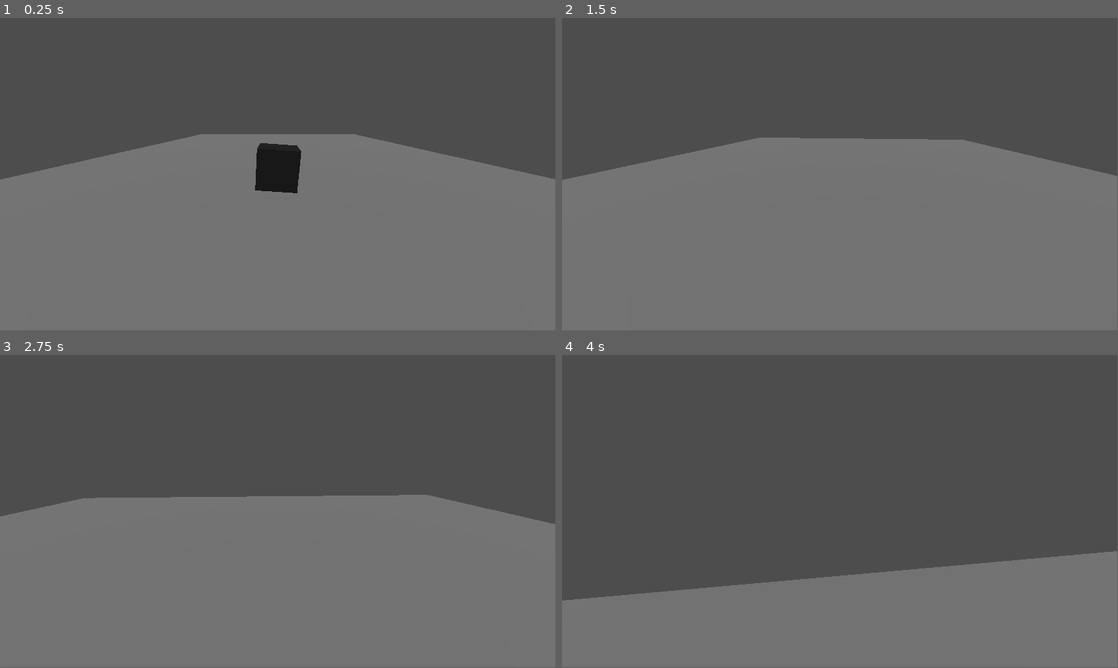
Above: before the commit, frames 1-4 (two rows, left to right).
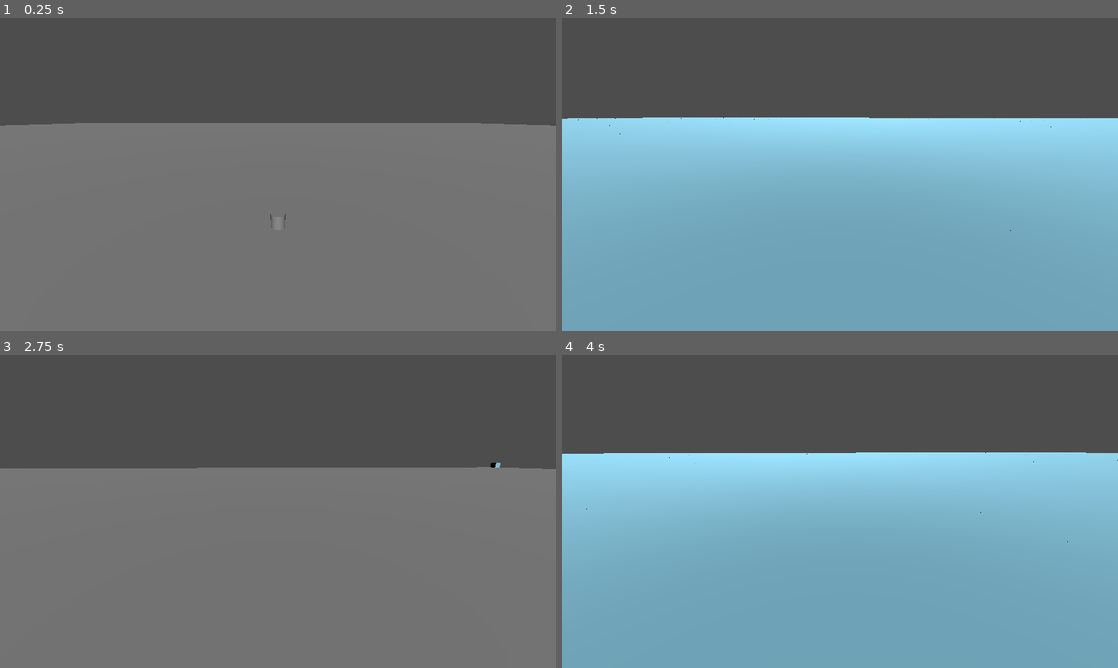
Above: after the commit, the same moments.

Repository: TillWege/gol-gd
Game: Godot game, scene res://gameoflife.tscn
Two runs of this game, one before a commit and one after it. Both use one fixed random seed, a clock stepped at 60 frames per second and the inputs below.
Inputs (mouse positions are in pixels of both pictures, inside the frame that each line leads up to):
- Up to frame 1 (0.25 s): no input
- Up to frame 2 (1.5 s): tap Enter (start, bound only after the commit) at 0.5, 0.6 s; move the mouse to (867, 171) at 0.52 s; hold W (Forward) from 0.53 s (still down); tap T (toggleVisible, bound only after the commit) at 0.8, 1.35 s; move the mouse to (812, 174) at 1.27 s
- Up to frame 3 (2.75 s): keep holding W (Forward); tap Enter (start, bound only after the commit) at 1.55, 2.1 s; move the mouse to (289, 505) at 2.02 s; tap T (toggleVisible, bound only after the commit) at 2.3 s
- Up to frame 4 (4 s): keep holding W (Forward); move the mouse to (834, 514) at 2.77 s; tap T (toggleVisible, bound only after the commit) at 2.85, 3.8 s; tap Enter (start, bound only after the commit) at 3.05, 3.6 s; move the mouse to (878, 514) at 3.52 s
In our replay, the window is 799x449 before the commit and 800x450 after it. These sizes can differ from the game's own. Grey fills any space a smaller window leaves; there, only what the larger window draws over its background counts as a difference.

The runs differ from the first frame. In frame 1, 9.9% of the frame differs, in the area x 0-100%, y 0-65%; in frame 2, 68%; in frame 3, 11%; in frame 4, 68%, in the area x 0-100%, y 0-100%.

Commit message:
wip testing

Diff:
--- a/CameraController.gd
+++ b/CameraController.gd
@@ -2,12 +2,17 @@
 const SPEED = 5.0
 
 @onready var camera_3d = $Camera3D
-@export var mouse_sensitivity : float = 0.1
+@export var mouse_sensitivity: float = 0.1
 
 func _ready():
 	Input.mouse_mode = Input.MOUSE_MODE_CAPTURED
 
-func _physics_process(delta):
+func _physics_process(_delta):
+	if Input.is_action_just_pressed("pause"):
+		if Input.mouse_mode == Input.MOUSE_MODE_VISIBLE:
+			Input.mouse_mode = Input.MOUSE_MODE_CAPTURED
+		else:
+			Input.mouse_mode = Input.MOUSE_MODE_VISIBLE
 	# Handle jump.
 	if Input.is_action_pressed("Up"):
 		velocity.y = SPEED
@@ -28,7 +33,7 @@
 		velocity_plane.x = move_toward(velocity.x, 0, SPEED)
 		velocity_plane.y = move_toward(velocity.z, 0, SPEED)
 
-	velocity_plane = velocity_plane.rotated(-camera_3d.rotation.y)
+	velocity_plane = velocity_plane.rotated( - camera_3d.rotation.y)
 
 	velocity.x = velocity_plane.x
 	velocity.z = velocity_plane.y
--- /dev/null
+++ b/Floor_Mesh.gd
@@ -0,0 +1,113 @@
+extends MeshInstance3D
+
+@export var xNum = 11
+@export var yNum = 11
+
+@export var obj: PackedScene
+
+var cubes: Array[SpinCube] = []
+var sim: Array[bool] = []
+var boxMesh = (self.mesh as BoxMesh)
+var simRunning = false
+
+var runCount = 0
+
+# Called when the node enters the scene tree for the first time.
+func _ready():
+	var size = boxMesh.size
+	size.x = xNum
+	size.z = yNum
+	boxMesh.size = size
+	const scene = preload("res://spincube.tscn")
+
+	var basePos = Vector3( - xNum / 2.0, 0, -yNum / 2.0)
+
+
+	for x in range(xNum):
+		for y in range(yNum):
+			cubes.append(null)
+			sim.append(false)
+
+
+	for x in range(xNum):
+		for y in range(yNum):
+			var objInstance: SpinCube = scene.instantiate()
+			var BoxSize = (objInstance.mesh as BoxMesh).size
+			objInstance.position = basePos + Vector3(x + BoxSize.x / 2.0, (size.y + BoxSize.y) / 2.0, y + BoxSize.z / 2.0)
+			objInstance.cubeIndex = Vector2(x, y)
+			objInstance.visible = false
+			var idx = getArrayIndex(x,y)
+			cubes[idx] = objInstance
+
+			add_child(objInstance)
+
+func getArrayIndex(x:int, y:int) -> int:
+	return (y * yNum) + x
+
+func isValidCoord(x: int, y: int):
+	return (x >= 0 and x<xNum) and (y >= 0 and y<yNum)
+
+# Called every frame. 'delta' is the elapsed time since the previous frame.
+func _process(delta):
+	if simRunning:
+		if runCount == 30:
+			updateSim()
+			runCount = 0
+		else:
+			runCount = runCount + 1
+		updateDisplay()
+	if Input.is_action_just_pressed("start"):
+		initSim()
+		simRunning = true
+		updateDisplay()
+	if Input.is_action_just_pressed("toggleVisible"):
+		if false in sim:
+			sim.fill(true)
+		else:
+			sim.fill(false)
+		updateDisplay()
+
+func updateDisplay():
+	for x in range(xNum):
+			for y in range(yNum):
+				var idx = getArrayIndex(x,y)
+				cubes[idx].visible = sim[idx]
+
+func initSim():
+	sim.fill(false)
+
+	var rng = RandomNumberGenerator.new()
+	for i in range((xNum * yNum) / 4):
+		var x = rng.randi_range(0, xNum - 1)
+		var y = rng.randi_range(0, yNum - 1)
+		var idx = getArrayIndex(x,y)
+		sim[idx] = true
+
+func updateSim():
+	var startTime = Time.get_ticks_msec()
+	var newSim = sim.duplicate()
+	for x in xNum:
+		for y in yNum:
+			var nCount = 0
+			for dx in range(-1,2):
+				for dy in range(-1,2):
+					if isValidCoord(x + dx,y + dy):
+						if(dx == 0 and dy == 0): continue
+						if(sim[getArrayIndex(x + dx,y + dy)]):
+							nCount = nCount + 1
+			var idx = getArrayIndex(x,y)
+			if(nCount == 3):
+				pass
+			if sim[idx]:
+				if nCount < 2:
+					newSim[idx] = false
+				elif nCount < 4:
+					newSim[idx] = true
+				elif nCount > 3:
+					newSim[idx] = false
+			else:
+				if nCount == 3:
+					newSim[idx] = true
+	sim = newSim
+	var endTime = Time.get_ticks_msec()
+	print(endTime - startTime)
--- a/SpinCube.gd
+++ b/SpinCube.gd
@@ -1,11 +1,14 @@
 extends MeshInstance3D
+class_name SpinCube
 
+@export var cubeIndex = Vector2(0, 0)
+var spinning = false
 
-# Called when the node enters the scene tree for the first time.
-func _ready():
-	pass # Replace with function body.
-
+func startSpinning():
+	spinning = true
 
 # Called every frame. 'delta' is the elapsed time since the previous frame.
 func _process(delta):
-	self.rotate(Vector3(0,0,1), 0.1)
+	if spinning:
+		self.rotate(Vector3(0, 0, 1), cubeIndex.x * delta)
+		self.rotate(Vector3(1, 0, 0), cubeIndex.y * delta)
--- a/gameoflife.tscn
+++ b/gameoflife.tscn
@@ -1,17 +1,31 @@
-[gd_scene load_steps=7 format=3 uid="uid://5e4cirim31sf"]
+[gd_scene load_steps=11 format=3 uid="uid://5e4cirim31sf"]
 
-[ext_resource type="Script" path="res://SpinCube.gd" id="1_fbg3n"]
 [ext_resource type="Script" path="res://CameraController.gd" id="1_uha4v"]
+[ext_resource type="Script" path="res://Floor_Mesh.gd" id="2_1xft0"]
+[ext_resource type="PackedScene" uid="uid://crdrbv4qyvtcf" path="res://spincube.tscn" id="3_d58dl"]
 
 [sub_resource type="SphereShape3D" id="SphereShape3D_lh603"]
 
-[sub_resource type="PlaneMesh" id="PlaneMesh_r5sp7"]
+[sub_resource type="BoxMesh" id="BoxMesh_s1ojv"]
+size = Vector3(11, 0.2, 11)
 
-[sub_resource type="StandardMaterial3D" id="StandardMaterial3D_j7rky"]
+[sub_resource type="BoxShape3D" id="BoxShape3D_n7xgv"]
+size = Vector3(10, 0.2, 10)
+
+[sub_resource type="CylinderMesh" id="CylinderMesh_y57si"]
+top_radius = 0.1
+bottom_radius = 0.1
+height = 0.2
+
+[sub_resource type="StandardMaterial3D" id="StandardMaterial3D_lyn0r"]
 albedo_color = Color(0, 0, 0, 1)
 
-[sub_resource type="BoxMesh" id="BoxMesh_gqf6a"]
-material = SubResource("StandardMaterial3D_j7rky")
+[sub_resource type="PlaneMesh" id="PlaneMesh_r5sp7"]
+material = SubResource("StandardMaterial3D_lyn0r")
+size = Vector2(100, 100)
+
+[sub_resource type="BoxShape3D" id="BoxShape3D_8jxuj"]
+size = Vector3(100, 0.204, 100)
 
 [node name="Node3D" type="Node3D"]
 
@@ -25,14 +39,35 @@
 [node name="CollisionShape3D" type="CollisionShape3D" parent="CharacterBody3D"]
 shape = SubResource("SphereShape3D_lh603")
 
-[node name="MeshInstance3D" type="MeshInstance3D" parent="."]
-transform = Transform3D(7.21844, 0, 0, 0, 1, 0, 0, 0, 16.9553, 0.013833, -2.38419e-07, 0.0214634)
-mesh = SubResource("PlaneMesh_r5sp7")
-
 [node name="DirectionalLight3D" type="DirectionalLight3D" parent="."]
 transform = Transform3D(1, 0, 0, 0, 0.809335, 0.587347, 0, -0.587347, 0.809335, -0.103651, 2.59679, 4.50901)
 
-[node name="MeshInstance3D2" type="MeshInstance3D" parent="."]
-transform = Transform3D(0.5, 0, 0, 0, 0.5, 0, 0, 0, 0.5, 0, 0.955144, 0)
-mesh = SubResource("BoxMesh_gqf6a")
-script = ExtResource("1_fbg3n")
+[node name="Game_Floor" type="StaticBody3D" parent="."]
+
+[node name="Floor_Mesh" type="MeshInstance3D" parent="Game_Floor"]
+transform = Transform3D(1, 0, 0, 0, 1, 0, 0, 0, 1, -0.000256538, 0.0100384, -0.00451469)
+mesh = SubResource("BoxMesh_s1ojv")
+skeleton = NodePath("../..")
+script = ExtResource("2_1xft0")
+xNum = 100
+yNum = 100
+obj = ExtResource("3_d58dl")
+
+[node name="Floor_Collider" type="CollisionShape3D" parent="Game_Floor"]
+shape = SubResource("BoxShape3D_n7xgv")
+
+[node name="MeshInstance3D" type="MeshInstance3D" parent="Game_Floor"]
+transform = Transform3D(1, 0, 0, 0, 1, 0, 0, 0, 1, 0, 0.2, 0)
+mesh = SubResource("CylinderMesh_y57si")
+
+[node name="Scene_Floor" type="StaticBody3D" parent="."]
+transform = Transform3D(1, 0, 0, 0, 1, 0, 0, 0, 1, 0, -1, 0)
+
+[node name="Floor_Mesh" type="MeshInstance3D" parent="Scene_Floor"]
+transform = Transform3D(1, 0, 0, 0, 1, 0, 0, 0, 1, 0.0276222, -1.1921e-07, 0.0180893)
+mesh = SubResource("PlaneMesh_r5sp7")
+skeleton = NodePath("../..")
+
+[node name="Floor_Collider" type="CollisionShape3D" parent="Scene_Floor"]
+transform = Transform3D(1, 0, 0, 0, 1, 0, 0, 0, 1, -0.0154972, -0.10199, 0.000540733)
+shape = SubResource("BoxShape3D_8jxuj")
--- a/project.godot
+++ b/project.godot
@@ -12,8 +12,16 @@
 
 config/name="GameOfLife"
 run/main_scene="res://gameoflife.tscn"
-config/features=PackedStringArray("4.2", "Forward Plus")
+config/features=PackedStringArray("4.2", "Double Precision", "Forward Plus")
 config/icon="res://icon.svg"
+
+[display]
+
+window/size/viewport_width=1600
+window/size/viewport_height=900
+window/size/initial_position_type=2
+window/stretch/aspect="keep_height"
+window/vsync/vsync_mode=2
 
 [dotnet]
 
@@ -53,8 +61,24 @@
 , Object(InputEventKey,"resource_local_to_scene":false,"resource_name":"","device":-1,"window_id":0,"alt_pressed":false,"shift_pressed":false,"ctrl_pressed":false,"meta_pressed":false,"pressed":false,"keycode":0,"physical_keycode":4194326,"key_label":0,"unicode":0,"echo":false,"script":null)
 ]
 }
+pause={
+"deadzone": 0.5,
+"events": [Object(InputEventKey,"resource_local_to_scene":false,"resource_name":"","device":-1,"window_id":0,"alt_pressed":false,"shift_pressed":false,"ctrl_pressed":false,"meta_pressed":false,"pressed":false,"keycode":0,"physical_keycode":4194305,"key_label":0,"unicode":0,"echo":false,"script":null)
+]
+}
+start={
+"deadzone": 0.5,
+"events": [Object(InputEventKey,"resource_local_to_scene":false,"resource_name":"","device":-1,"window_id":0,"alt_pressed":false,"shift_pressed":false,"ctrl_pressed":false,"meta_pressed":false,"pressed":false,"keycode":0,"physical_keycode":4194309,"key_label":0,"unicode":0,"echo":false,"script":null)
+]
+}
+toggleVisible={
+"deadzone": 0.5,
+"events": [Object(InputEventKey,"resource_local_to_scene":false,"resource_name":"","device":-1,"window_id":0,"alt_pressed":false,"shift_pressed":false,"ctrl_pressed":false,"meta_pressed":false,"pressed":false,"keycode":0,"physical_keycode":84,"key_label":0,"unicode":116,"echo":false,"script":null)
+]
+}
 
 [rendering]
 
+textures/default_filters/anisotropic_filtering_level=4
 anti_aliasing/quality/msaa_2d=3
 anti_aliasing/quality/msaa_3d=3
--- /dev/null
+++ b/spincube.tscn
@@ -0,0 +1,13 @@
+[gd_scene load_steps=4 format=3 uid="uid://crdrbv4qyvtcf"]
+
+[ext_resource type="Script" path="res://SpinCube.gd" id="1_iykjc"]
+
+[sub_resource type="StandardMaterial3D" id="StandardMaterial3D_oqr0f"]
+albedo_color = Color(0.531007, 0.790035, 0.888395, 1)
+
+[sub_resource type="BoxMesh" id="BoxMesh_gqf6a"]
+material = SubResource("StandardMaterial3D_oqr0f")
+
+[node name="Mesh" type="MeshInstance3D"]
+mesh = SubResource("BoxMesh_gqf6a")
+script = ExtResource("1_iykjc")
Binary file added: GameOfLife.apple-touch-icon.png
Not shown, added: GameOfLife.apple-touch-icon.png.import
Binary file added: GameOfLife.icon.png
Not shown, added: GameOfLife.icon.png.import
Binary file added: GameOfLife.png
Not shown, added: GameOfLife.png.import
Not shown, added: export_presets.cfg
Not shown, added: GameOfLife.audio.worklet.js
Not shown, added: GameOfLife.console.exe
Not shown, added: GameOfLife.exe
Not shown, added: GameOfLife.html
Not shown, added: GameOfLife.js
(and 6 more such lines)
